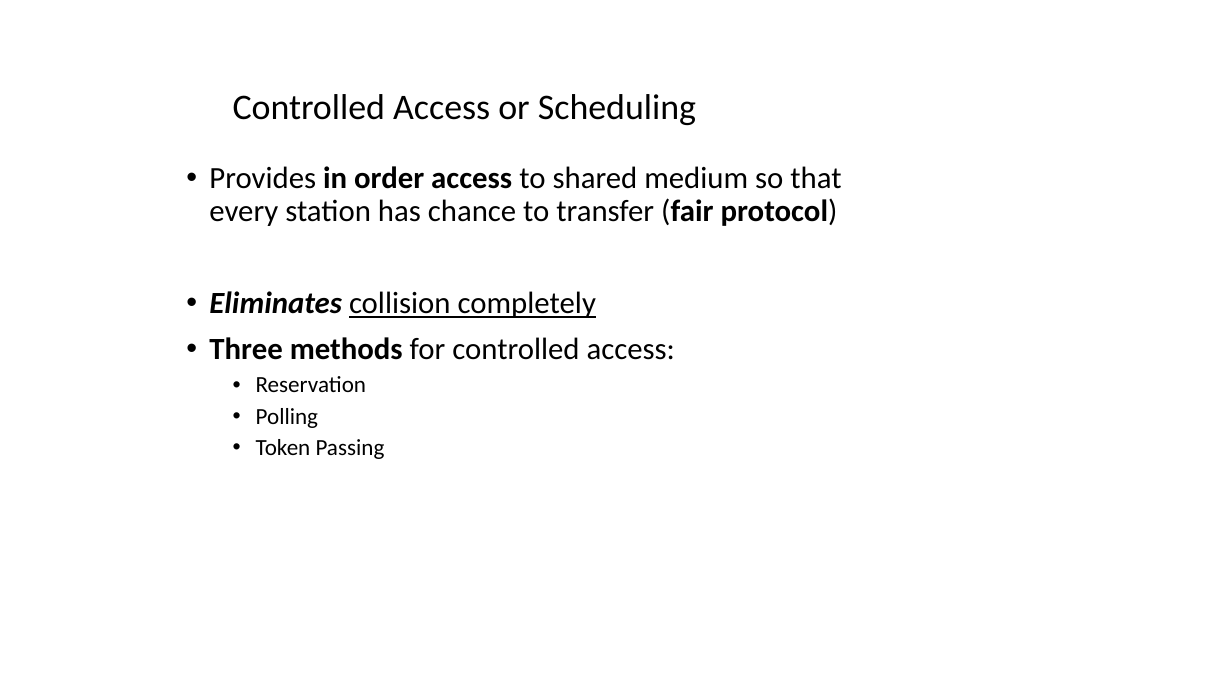
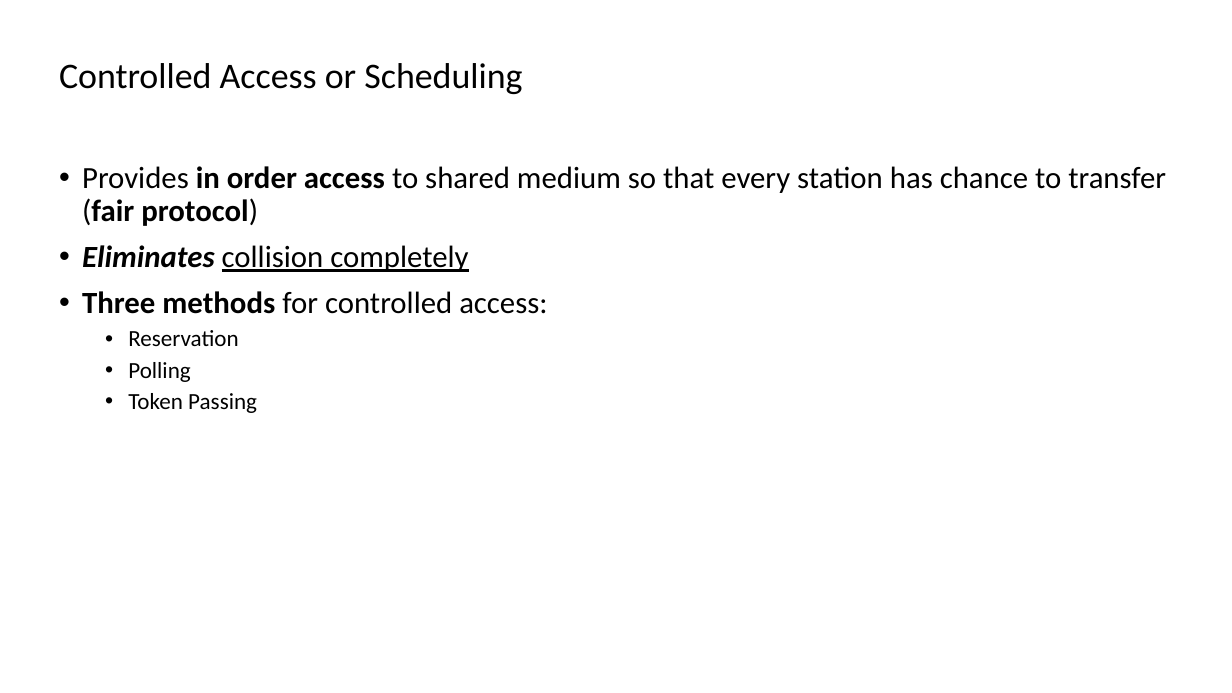
Before and after one commit to amelcharolinesgn2/DataNetCommunication, a slide deck: slide 33 of 6_8Network Communication_Multiple Access Control (MAC) Protocols.pptx. Drawn at 1232x693 pixels with LibreOffice and Linux fonts; fonts in the diff are those of the drawing. Boxes give left, top, right and bottom in pixels: in the first picture for what was removed or moved away, otherwise in the second. Text is boxed around its words. In the diff, an @@ line names an element or a change of style, - is before the commit and + after.

```diff
--- a/6_8Network Communication_Multiple Access Control (MAC) Protocols.pptx
+++ b/6_8Network Communication_Multiple Access Control (MAC) Protocols.pptx
@@ title "Controlled Access or Scheduling": place and size @@
-title "Controlled Access or Scheduling" at (233,94,696,125)
+title "Controlled Access or Scheduling" at (59,63,522,94)
@@ text "Provides in order access to ..." rewrapped from (209,166,841,459) to (82,166,1166,413) @@
```
Also in this commit, not shown: 31 other slides changed, 3 other files.
